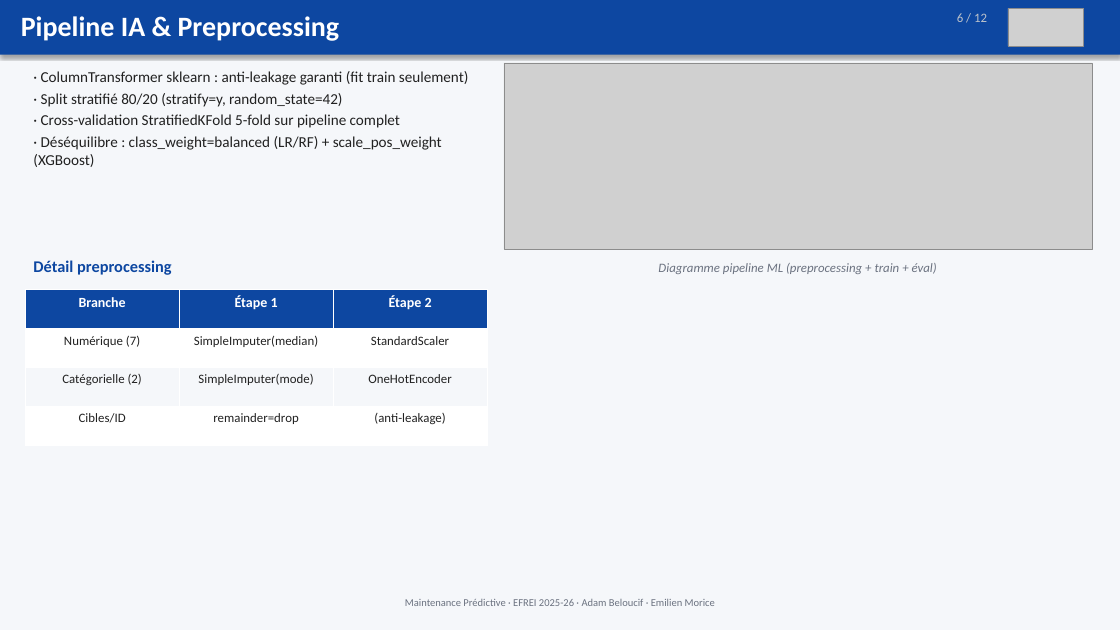
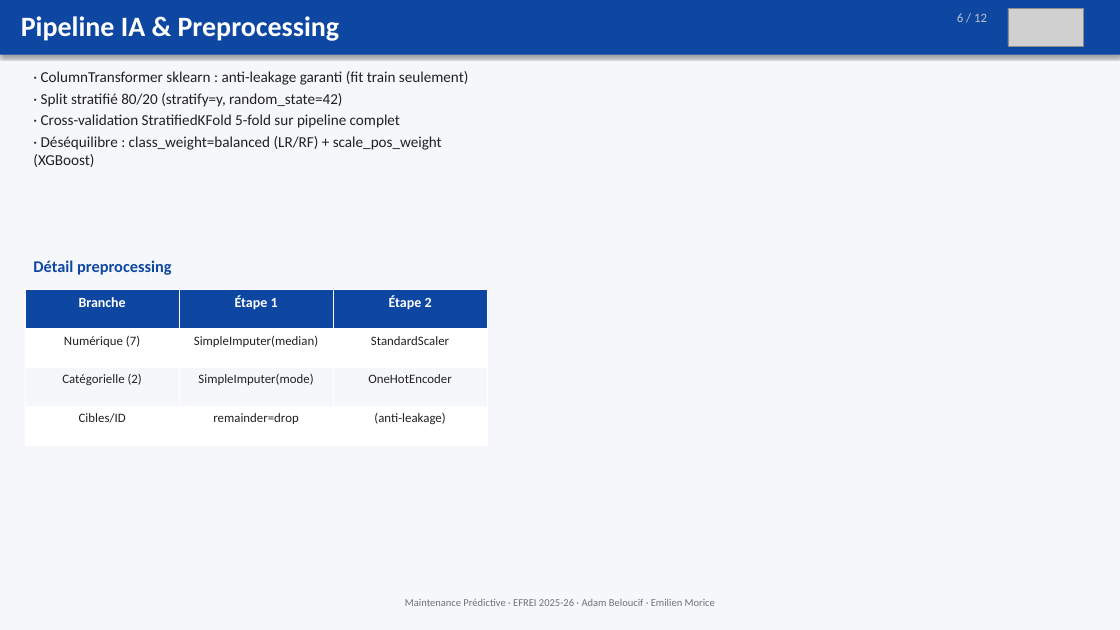
Before and after one commit to Adam-Blf/maintenance-predictive-industrielle, a slide deck: slide 6 of reports/11/presentation.pptx. Drawn at 1120x630 pixels with LibreOffice and Linux fonts; fonts in the diff are those of the drawing; grey boxes stand for pictures. Boxes give left, top, right and bottom in pixels: in the first picture for what was removed or moved away, otherwise in the second. Text is boxed around its words. In the diff, an @@ line names an element or a change of style, - is before the commit and + after.

```diff
--- a/reports/11/presentation.pptx
+++ b/reports/11/presentation.pptx
@@ picture removed at (504, 63, 1092, 250) @@
@@ text removed at (658, 263, 937, 274) @@
-Diagramme pipeline ML (preprocessing + train + éval)
```
Also in this commit, not shown: 2 other slides changed, 1 other file.
